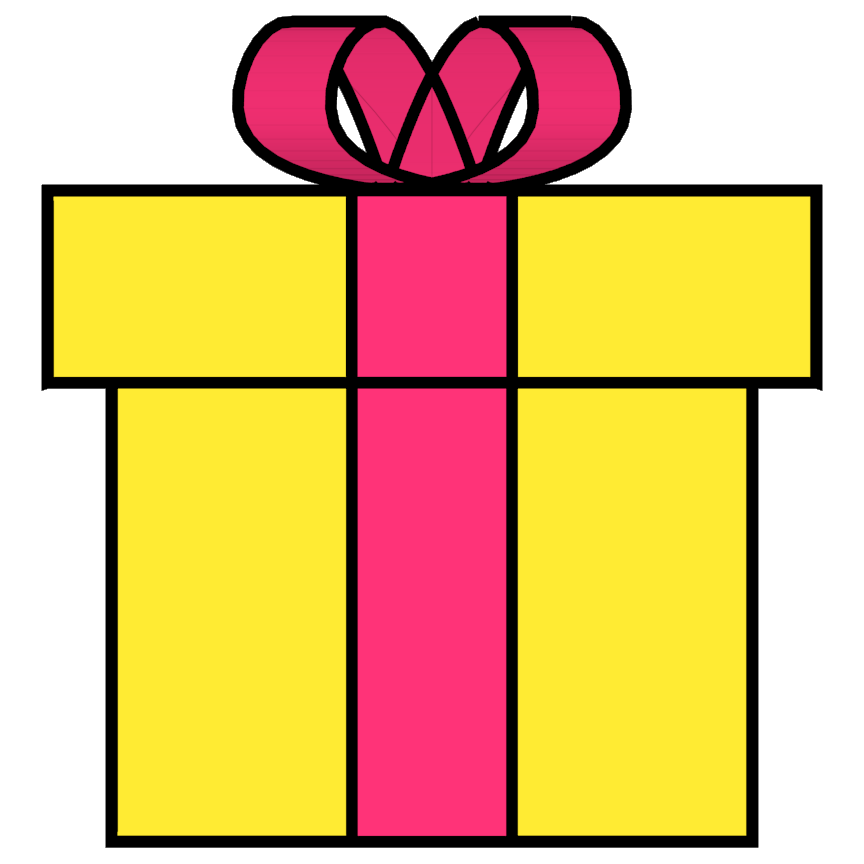
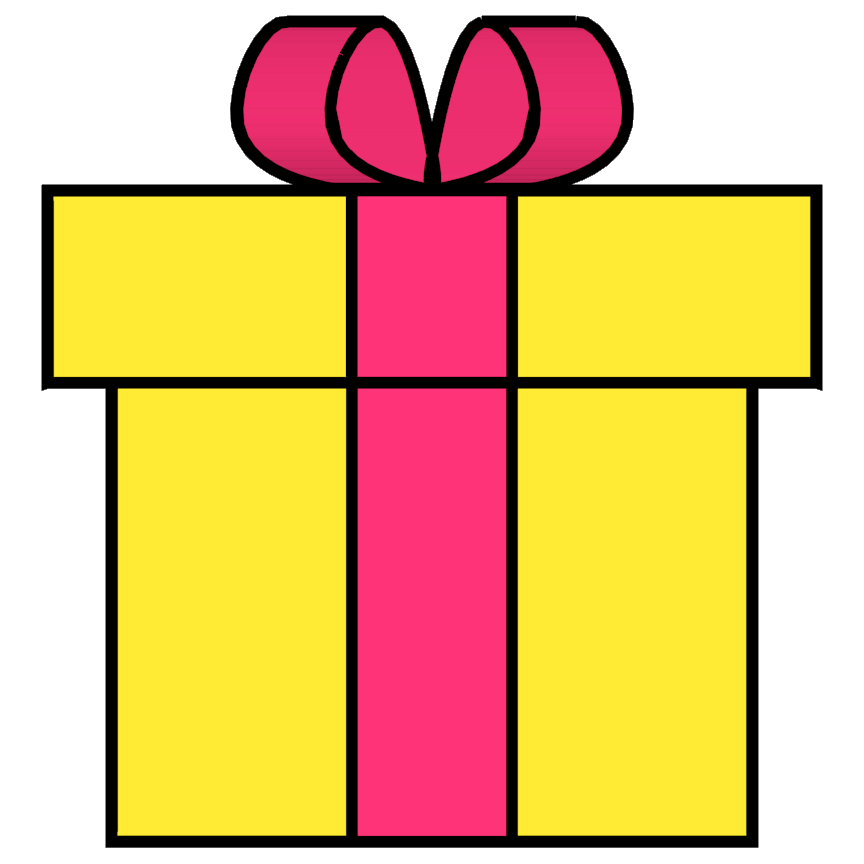
The second 864 × 864 image is a revision of the first. Changes to its layers:
painted on "ic_launcher-render.png" over [230, 15, 634, 185]
